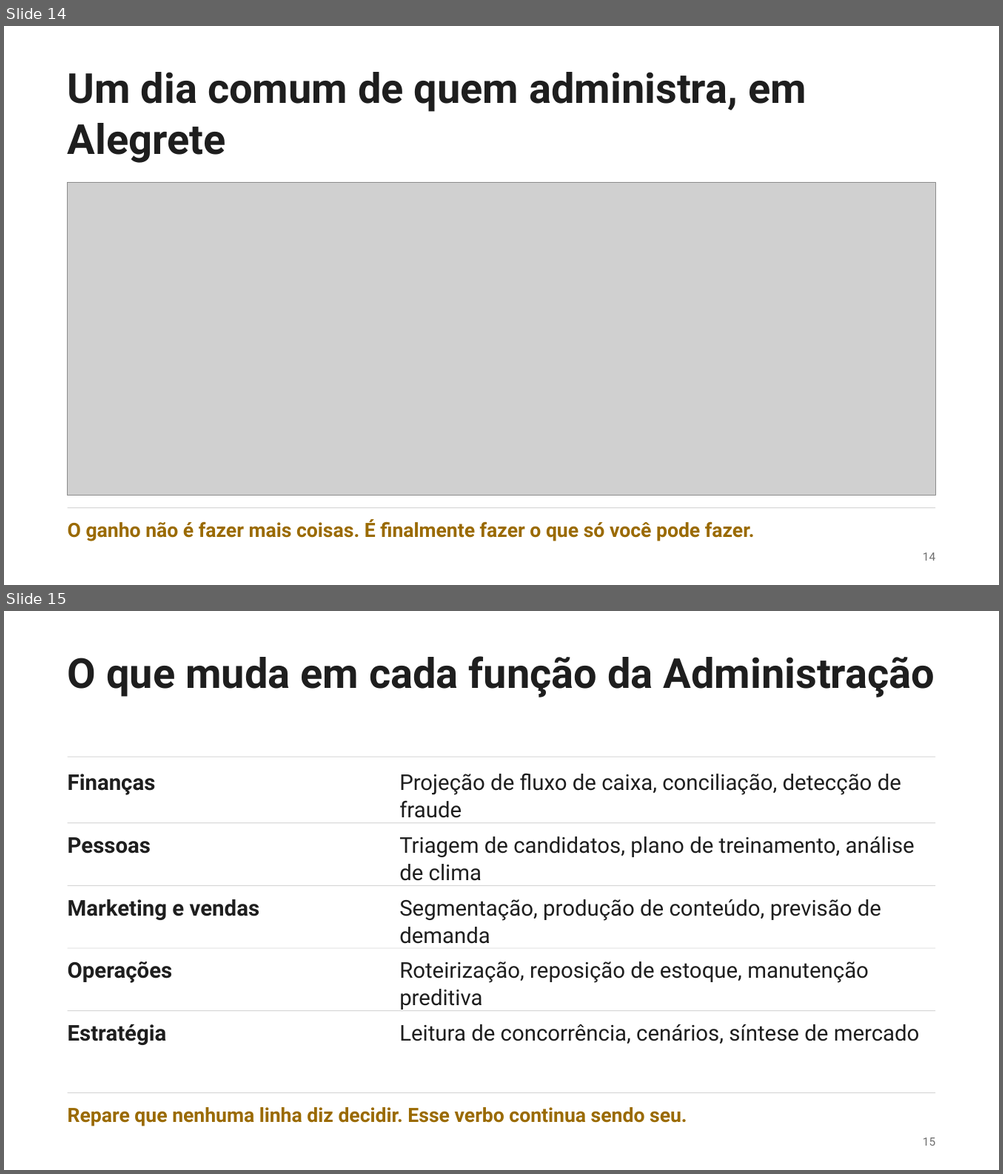
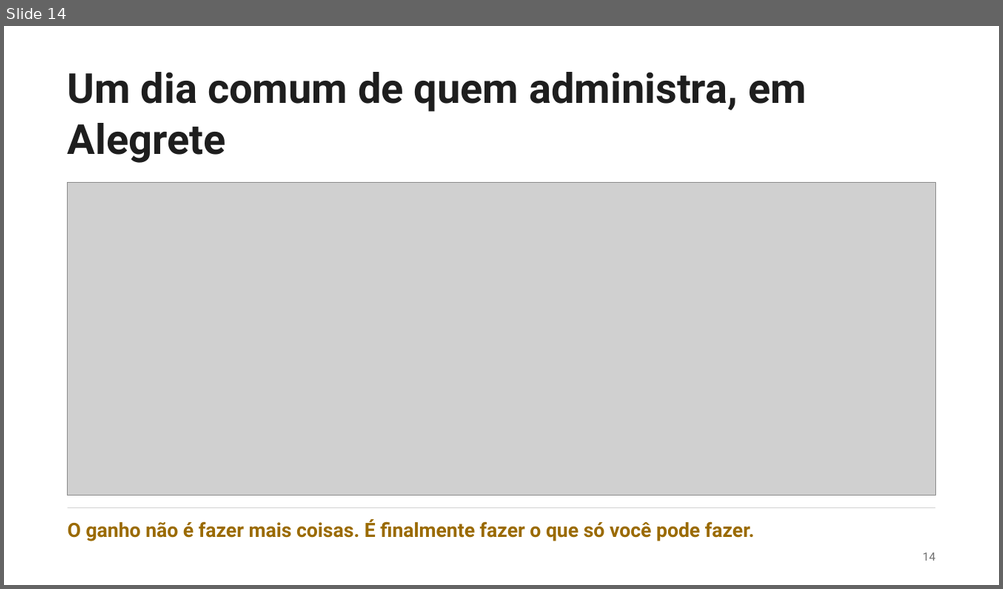
Before and after one commit to talks4all/talks4all.github.io, a slide deck: files/ia-no-seu-dia-urcamp.pptx. Shown one above the other, each under a label of ours: slides 14 and 15 before the commit, slide 14 after it. The pictures are 1003x1174 and 1003x589 pixels, drawn with LibreOffice and Linux fonts; fonts in the diff are those of the drawing; grey boxes stand for pictures. Boxes give left, top, right and bottom in pixels: in the first picture for what was removed or moved away, otherwise in the second. Text is boxed around its words. In the diff, an @@ line names an element or a change of style, - is before the commit and + after.

```diff
--- a/files/ia-no-seu-dia-urcamp.pptx
+++ b/files/ia-no-seu-dia-urcamp.pptx
@@ slide 15 removed at box(4, 611, 999, 1170), background #FFFFFF @@
@@ text removed at box(68, 656, 935, 698) @@
-O que muda em cada função da Administração
@@ rectangle removed at box(68, 757, 935, 758) @@
@@ text removed at box(68, 774, 156, 795) @@
-Finanças
@@ text removed at box(399, 773, 901, 823) @@
-Projeção de fluxo de caixa, conciliação, detecção de fraude
@@ rectangle removed at box(68, 823, 935, 823) @@
@@ text removed at box(68, 837, 151, 854) @@
-Pessoas
@@ text removed at box(399, 837, 914, 886) @@
-Triagem de candidatos, plano de treinamento, análise de clima
@@ rectangle removed at box(68, 886, 935, 886) @@
@@ text removed at box(68, 900, 260, 920) @@
-Marketing e vendas
@@ text removed at box(399, 900, 881, 944) @@
-Segmentação, produção de conteúdo, previsão de demanda
@@ rectangle removed at box(68, 948, 935, 949) @@
@@ text removed at box(68, 962, 173, 983) @@
-Operações
@@ text removed at box(399, 962, 868, 1011) @@
-Roteirização, reposição de estoque, manutenção preditiva
@@ rectangle removed at box(68, 1011, 935, 1011) @@
@@ text removed at box(68, 1025, 167, 1045) @@
-Estratégia
@@ text removed at box(399, 1025, 919, 1044) @@
-Leitura de concorrência, cenários, síntese de mercado
@@ rectangle removed at box(68, 1093, 935, 1093) @@
@@ text removed at box(68, 1108, 687, 1127) @@
-Repare que nenhuma linha diz decidir. Esse verbo continua sendo seu.
@@ text removed at box(922, 1138, 935, 1146) @@
-15
```
Also in this commit, not shown: 10 slides changed, 4 slides added, 23 other files.
